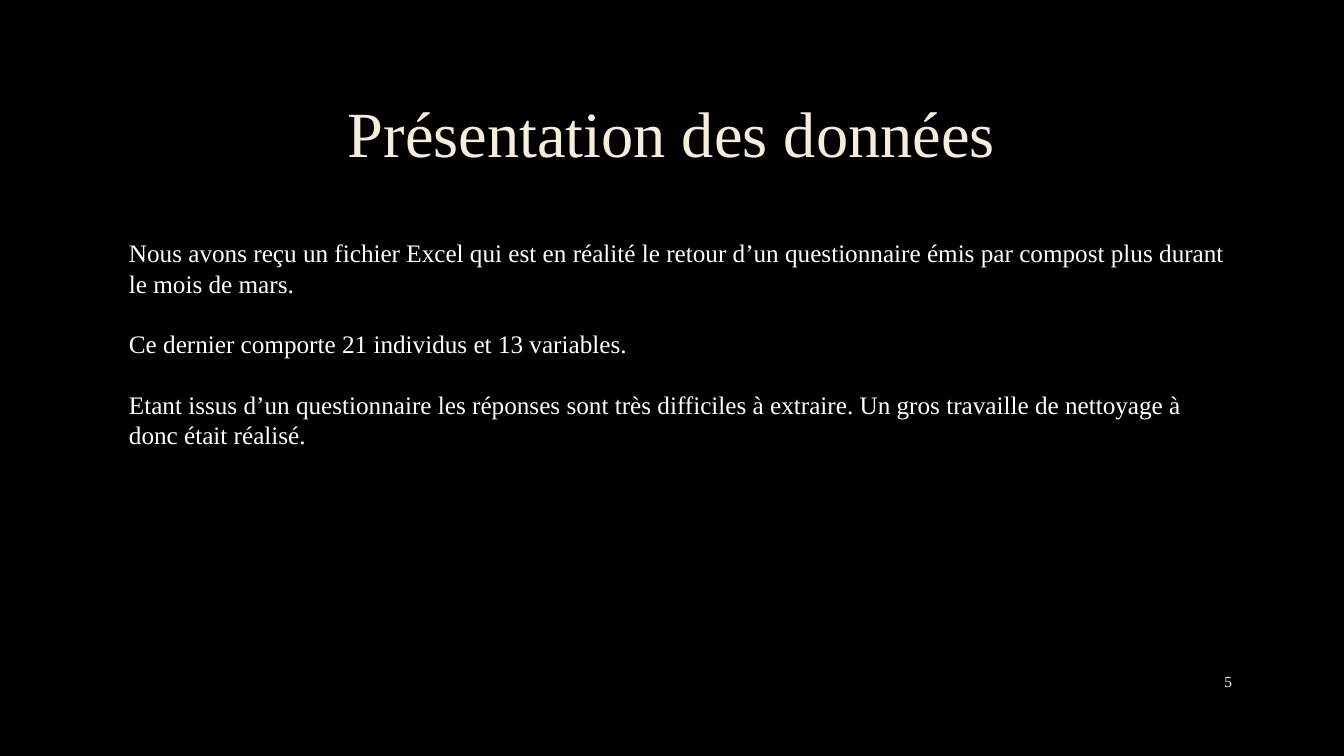
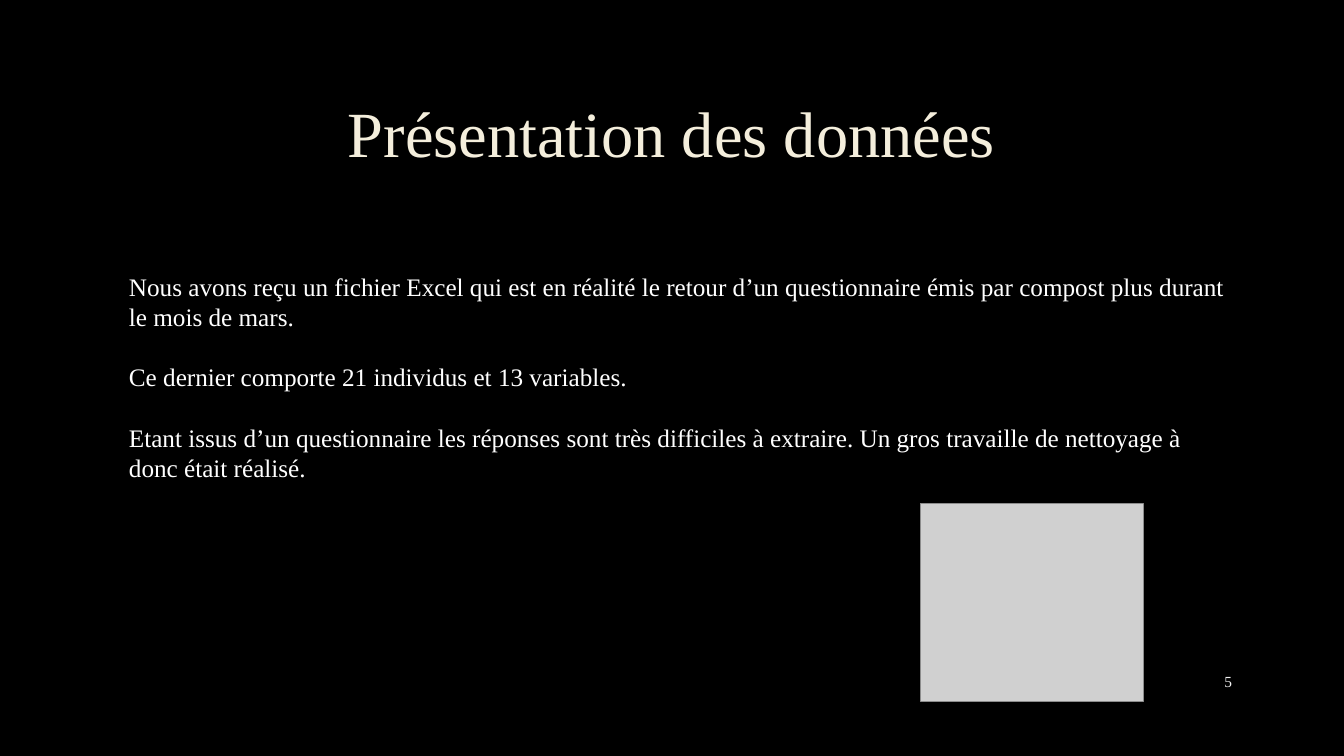
Before and after one commit to Grismonde/Maraton-du-web, a slide deck: slide 5 of Groupe 5.pptx. Drawn at 1344x756 pixels with LibreOffice and Linux fonts; fonts in the diff are those of the drawing; grey boxes stand for pictures; background and template pictures are left out. Boxes give left, top, right and bottom in pixels: in the first picture for what was removed or moved away, otherwise in the second. Text is boxed around its words. In the diff, an @@ line names an element or a change of style, - is before the commit and + after.

```diff
--- a/Groupe 5.pptx
+++ b/Groupe 5.pptx
@@ text "Nous avons reçu un fichier ...": place and size @@
-text "Nous avons reçu un fichier ..." at (129,244,1223,445)
+text "Nous avons reçu un fichier ..." at (129,278,1223,478)
@@ picture added at (922,504,1144,702) @@
```
Also in this commit, not shown: 5 other slides changed, 8 slides added, 2 slides removed.
